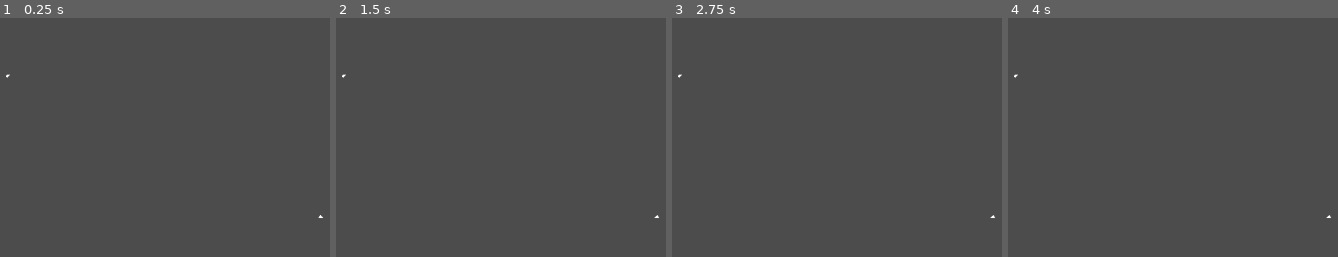
Above: before the commit, frames 1-4 (left to right).
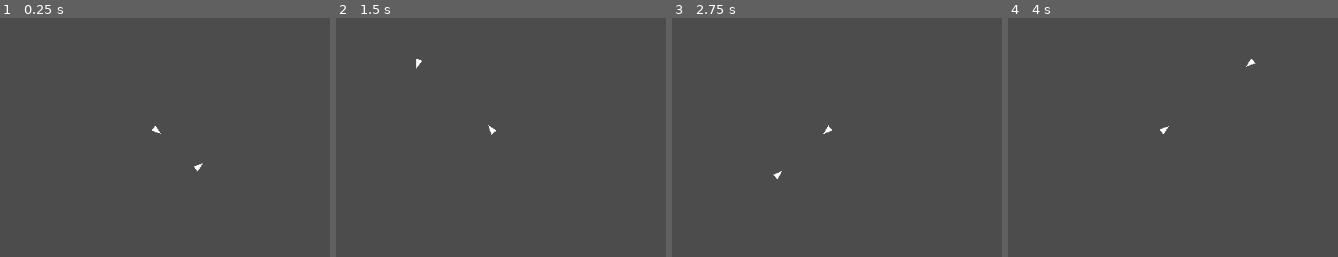
Above: after the commit, the same moments.

Repository: wasamiam/Pocket-Galaxy
Game: Godot game, scene res://BattlesScene.tscn
The game is run twice, just before and just after one commit, with the same random seed, the same clock (stepped at 60 frames per second) and the same inputs. The project has no main scene, so this scene is started directly.
Inputs:
- Up to frame 1 (0.25 s): no input
- Up to frame 2 (1.5 s): tap Enter at 0.5 s
- Up to frame 3 (2.75 s): no input
- Up to frame 4 (4 s): tap Space at 2.75 s; tap Enter at 3.5 s

The runs differ from the first frame. In frame 1, 0.1% of the frame differs, in the area x 1-98%, y 23-84%; in frame 2, 0.1%; in frame 3, 0.1%; in frame 4, 0.1%, in the area x 1-98%, y 17-84%.

Commit message:
Targeting

Diff:
--- /dev/null
+++ b/BattlesScene.gd
@@ -0,0 +1,24 @@
+extends Node2D
+
+# class member variables go here, for example:
+# var a = 2
+# var b = "textvar"
+
+func _ready():
+	var zero = Vector2(0,0)
+	var y = Vector2(0,1)
+	var x = Vector2(1,-0.01)
+	var ny = Vector2(0,-1)
+	var nx = Vector2(-1,-.000001)
+
+	print(zero.angle_to_point(y))
+	print(y.angle_to_point(zero))
+	print(zero.angle_to_point(x))
+	#print(Vector2(1,0).rotated(deg2rad(20)))
+	print(rad2deg(Vector2(1,0).rotated(deg2rad(-170)).angle_to(Vector2(1,0).rotated(deg2rad(170)))))
+	pass
+
+#func _process(delta):
+#	# Called every frame. Delta is time since last frame.
+#	# Update game logic here.
+#	pass
--- a/BattlesScene.tscn
+++ b/BattlesScene.tscn
@@ -1,8 +1,11 @@
-[gd_scene load_steps=2 format=2]
+[gd_scene load_steps=3 format=2]
 
-[ext_resource path="res://fighter1.tscn" type="PackedScene" id=1]
+[ext_resource path="res://BattlesScene.gd" type="Script" id=1]
+[ext_resource path="res://fighter1.tscn" type="PackedScene" id=2]
 
 [node name="Node2D" type="Node2D" index="0"]
+
+script = ExtResource( 1 )
 
 [node name="CanvasLayer" type="CanvasLayer" parent="." index="0"]
 
@@ -14,24 +17,23 @@
 
 [node name="RigidBody2D" parent="." index="1" groups=[
 "enemies",
-] instance=ExtResource( 1 )]
+] instance=ExtResource( 2 )]
 
-position = Vector2( 416.026, 265.292 )
+position = Vector2( 499.026, 274.292 )
 
-[node name="Camera2D" type="Camera2D" parent="." index="2"]
+[node name="Camera2D" type="Camera2D" parent="RigidBody2D" index="3"]
 
-position = Vector2( 510.988, 299.961 )
 anchor_mode = 1
 rotating = false
 current = true
-zoom = Vector2( 0.5, 0.5 )
+zoom = Vector2( 0.25, 0.25 )
 limit_left = -10000000
 limit_top = -10000000
 limit_right = 10000000
 limit_bottom = 10000000
 limit_smoothed = false
-drag_margin_h_enabled = true
-drag_margin_v_enabled = true
+drag_margin_h_enabled = false
+drag_margin_v_enabled = false
 smoothing_enabled = false
 smoothing_speed = 5.0
 offset_v = 0.0
@@ -43,9 +45,10 @@
 editor_draw_screen = true
 editor_draw_limits = false
 editor_draw_drag_margin = false
+_sections_unfolded = [ "Transform" ]
 
-[node name="RigidBody2D2" parent="." index="3" groups=[
+[node name="RigidBody2D2" parent="." index="2" groups=[
 "enemies",
-] instance=ExtResource( 1 )]
+] instance=ExtResource( 2 )]
 
-position = Vector2( 616.502, 355.732 )
+position = Vector2( 512.502, 286.732 )
--- a/default_env.tres
+++ b/default_env.tres
@@ -1,5 +1,100 @@
 [gd_resource type="Environment" load_steps=2 format=2]
+
 [sub_resource type="ProceduralSky" id=1]
+
+radiance_size = 4
+sky_top_color = Color( 0.0470588, 0.454902, 0.976471, 1 )
+sky_horizon_color = Color( 0.556863, 0.823529, 0.909804, 1 )
+sky_curve = 0.25
+sky_energy = 1.0
+ground_bottom_color = Color( 0.101961, 0.145098, 0.188235, 1 )
+ground_horizon_color = Color( 0.482353, 0.788235, 0.952941, 1 )
+ground_curve = 0.01
+ground_energy = 1.0
+sun_color = Color( 1, 1, 1, 1 )
+sun_latitude = 35.0
+sun_longitude = 0.0
+sun_angle_min = 1.0
+sun_angle_max = 100.0
+sun_curve = 0.05
+sun_energy = 16.0
+texture_size = 2
+
 [resource]
+
 background_mode = 2
 background_sky = SubResource( 1 )
+background_sky_custom_fov = 0.0
+background_color = Color( 0, 0, 0, 1 )
+background_energy = 1.0
+background_canvas_max_layer = 0
+ambient_light_color = Color( 0, 0, 0, 1 )
+ambient_light_energy = 1.0
+ambient_light_sky_contribution = 1.0
+fog_enabled = false
+fog_color = Color( 0.5, 0.6, 0.7, 1 )
+fog_sun_color = Color( 1, 0.9, 0.7, 1 )
+fog_sun_amount = 0.0
+fog_depth_enabled = true
+fog_depth_begin = 10.0
+fog_depth_curve = 1.0
+fog_transmit_enabled = false
+fog_transmit_curve = 1.0
+fog_height_enabled = false
+fog_height_min = 0.0
+fog_height_max = 100.0
+fog_height_curve = 1.0
+tonemap_mode = 0
+tonemap_exposure = 1.0
+tonemap_white = 1.0
+auto_exposure_enabled = false
+auto_exposure_scale = 0.4
+auto_exposure_min_luma = 0.05
+auto_exposure_max_luma = 8.0
+auto_exposure_speed = 0.5
+ss_reflections_enabled = false
+ss_reflections_max_steps = 64
+ss_reflections_fade_in = 0.15
+ss_reflections_fade_out = 2.0
+ss_reflections_depth_tolerance = 0.2
+ss_reflections_roughness = true
+ssao_enabled = false
+ssao_radius = 1.0
+ssao_intensity = 1.0
+ssao_radius2 = 0.0
+ssao_intensity2 = 1.0
+ssao_bias = 0.01
+ssao_light_affect = 0.0
+ssao_color = Color( 0, 0, 0, 1 )
+ssao_quality = 0
+ssao_blur = 3
+ssao_edge_sharpness = 4.0
+dof_blur_far_enabled = false
+dof_blur_far_distance = 10.0
+dof_blur_far_transition = 5.0
+dof_blur_far_amount = 0.1
+dof_blur_far_quality = 1
+dof_blur_near_enabled = false
+dof_blur_near_distance = 2.0
+dof_blur_near_transition = 1.0
+dof_blur_near_amount = 0.1
+dof_blur_near_quality = 1
+glow_enabled = false
+glow_levels/1 = false
+glow_levels/2 = false
+glow_levels/3 = true
+glow_levels/4 = false
+glow_levels/5 = true
+glow_levels/6 = false
+glow_levels/7 = false
+glow_intensity = 0.8
+glow_strength = 1.0
+glow_bloom = 0.0
+glow_blend_mode = 2
+glow_hdr_threshold = 1.0
+glow_hdr_scale = 2.0
+glow_bicubic_upscale = false
+adjustment_enabled = false
+adjustment_brightness = 1.0
+adjustment_contrast = 1.0
+adjustment_saturation = 1.0
--- a/fighter1.tscn
+++ b/fighter1.tscn
@@ -13,48 +13,53 @@
 	pass
 
 func _integrate_forces(state):
-	#apply_impulse(Vector2(0,0), Vector2(1,0).rotated(rotation) )
-
+	apply_impulse(Vector2(0,0), Vector2(1,0).rotated(rotation) )
 	attack_enemy()
+	pass
 
 func attack_enemy():
-	face_target(find_target() )
+	var target = find_target()
+	if target == null:
+		print(\"Error - missing target.\")
+	else:
+		face_target(target)
 
 # Return target global coordinates
 # Right, it is the closest target.
 func find_target():
 	var target = get_closest_enemy(global_position)
 	if target == null:
-		return false
+		return null
 	else:
 		return target.global_position
 
 # Adds angular velocity to face g_coords
 func face_target(g_position):
 	var att = angle_to_target(g_position)
-	print(name,\": \",att, \" rot: \", rotation)
+
 	#if angle_to_target < deg2rad(2) and angle_to_target > deg2rad(-2):
 	#	angular_velocity = 0
-	if att >= 0:
-		angular_velocity = 2
+	if abs(att) >= deg2rad(0.5):
+		#print(name,\": \",rad2deg(att), \" rot: \", rad2deg(rotation))
+		if att >= 0:
+			angular_velocity = 3
+		else:
+			angular_velocity = -3
 	else:
-		angular_velocity = -2
+		angular_velocity = 0
 
 
 
 func angle_to_target(g_position):
-	var g_rot = position.angle_to_point(g_position)
+
+
+	var g_rot = g_position.angle_to_point(position)
 	var att
-	if g_rot >= 0:
-		att = PI - g_rot
-		att = att - rotation
-	else:
-		att = (-PI) - g_rot
-		att = att - rotation
-	if att >= PI:
-		att = att - (2*PI)
-	elif att <= -PI:
-		att = att + (2*PI)
+	#if g_rot >= 0:
+	#	att = PI - g_rot
+	#else:
+	#	att = (-PI) - g_rot
+	att = Vector2(1,0).rotated(rotation).angle_to(Vector2(1,0).rotated(g_rot))
 	return att
 
 # Accept global_position Vector2, Return closest enemy node or FALSE if no enemy group.
